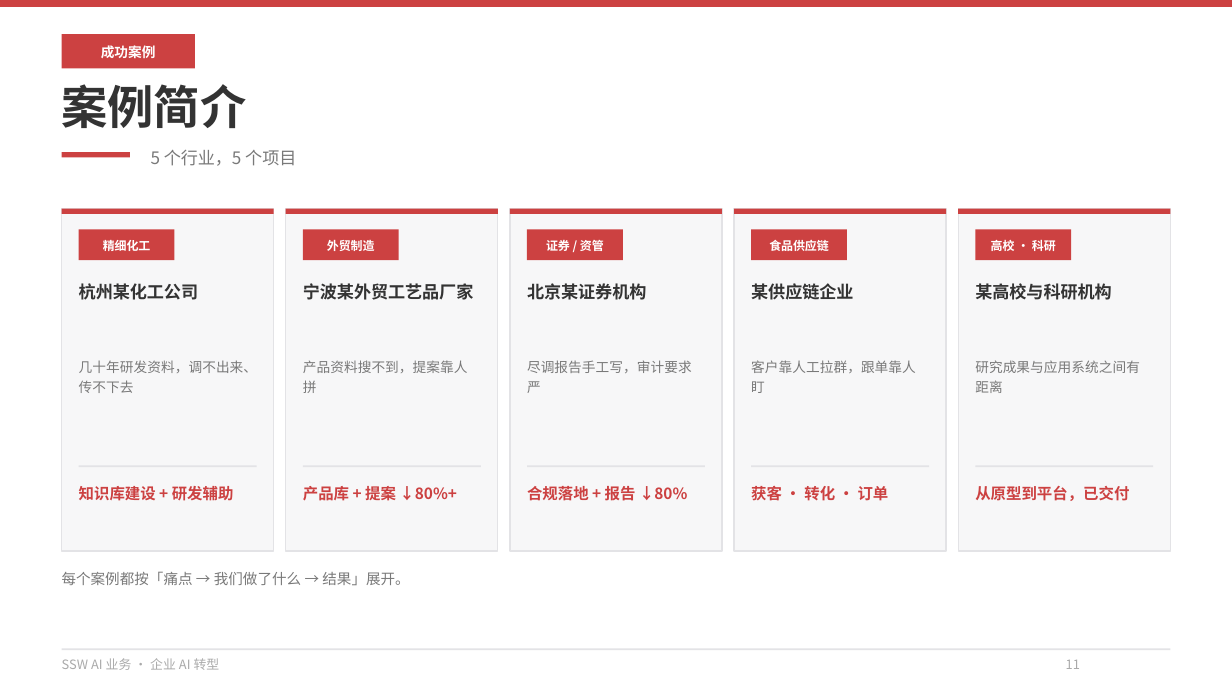
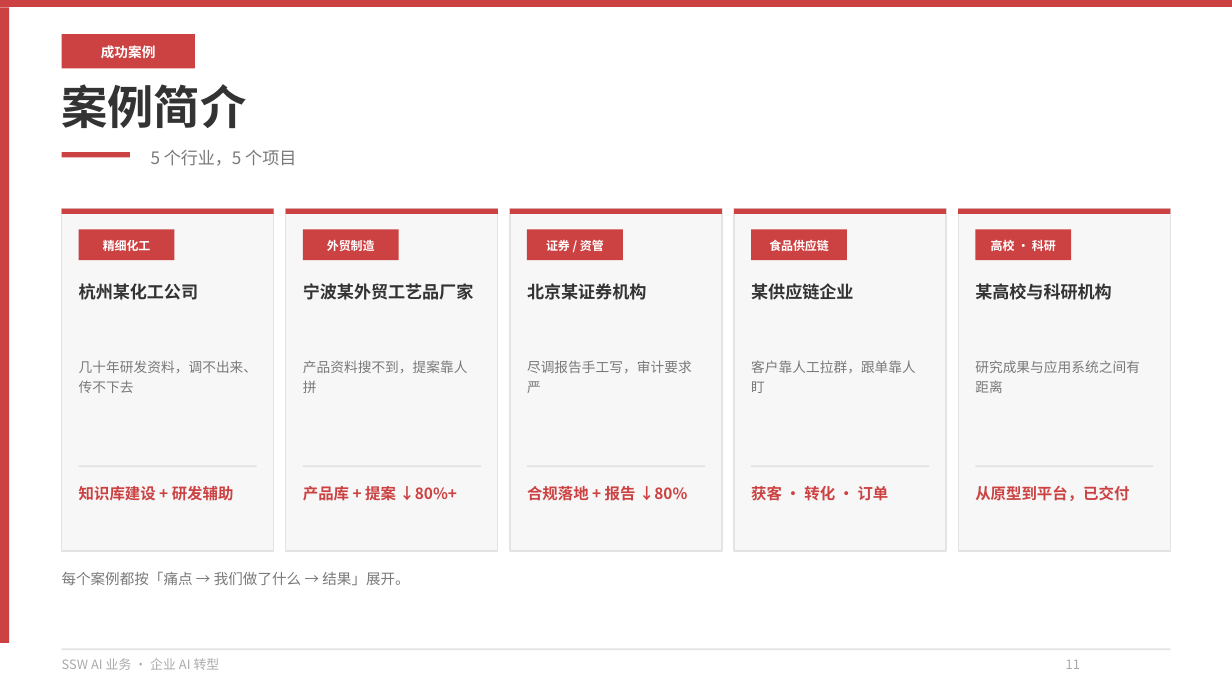
Before and after one commit to hveraus/ssw-business, a slide deck: slide 11 of SSW AI 业务_v2/SSW AI 业务_v3.pptx. Drawn at 1232x693 pixels with LibreOffice and Linux fonts; fonts in the diff are those of the drawing. Boxes give left, top, right and bottom in pixels: in the first picture for what was removed or moved away, otherwise in the second. Text is boxed around its words. In the diff, an @@ line names an element or a change of style, - is before the commit and + after.

```diff
--- a/SSW AI 业务_v2/SSW AI 业务_v3.pptx
+++ b/SSW AI 业务_v2/SSW AI 业务_v3.pptx
@@ rectangle added at [0, 7, 9, 643], fill #CC4141 @@
```
Also in this commit, not shown: 18 other slides changed, 3 other files.
